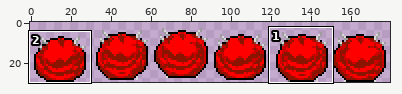
Sprite sheet: diplom/Assets/CourseAssets/Textures/Sprites/Enemies/Hedusa/HedusaMoveUp.png. The picture above shows the old version from afar; the outline marks the close-up.
Close-up. Earlier state:
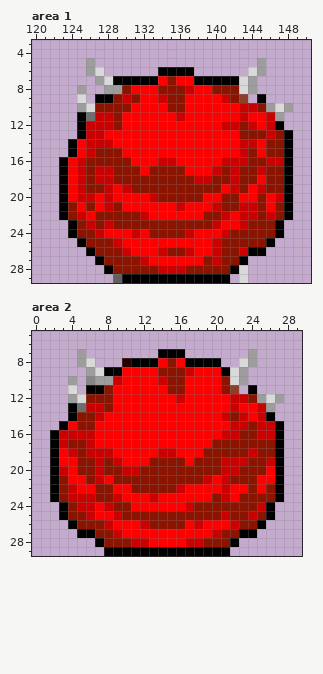
The file is 180x30 pixels. Shown: area 1: x 120..150, y 3..29; area 2: x 0..29, y 5..29.
The same view after the edit:
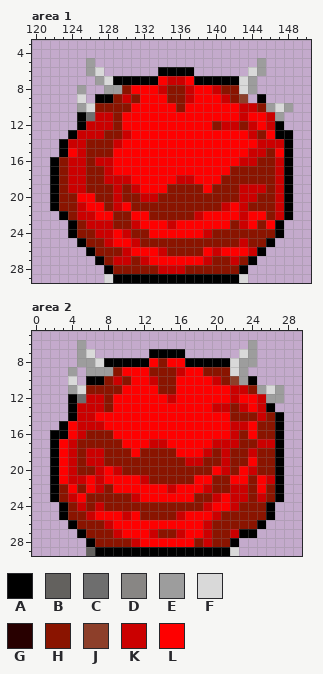
Palette (. is transparent): A #000000  B #63615e  C #6e6e6e  D #888684  E #9d9d9d  F #d9d9d9  G #280000  H #8a1400  J #8d3f2a  K #cb0000  L #fe0000
The edit:
--- area 1
@@ x 120..150 @@
  6 ......EF......AAAA......FE.....
- 7 .......EFAAAAALHLLAAAAAFE......
- 8 .....E..EEHLLLHHHKLLHHHFE......
- 9 .....F.AAHKHLLKHHLLLLKHJ.A.....
-10 .....EFHHHHLLLLHHLLLLLLKKHEFE..
-11 .....ACKKHLLLLLLKLLLLLLKLLKE...
-12 .....AKKKHLLLLLLLLLLLKKHKLKA...
-13 .....AKKLLLLLLLLLLLLLLLHHHKHA..
-14 ....ALKKKLLLLLLLLLLLLLLKKLHHA..
-15 ....ALKHHHLLLLLLLLLLLLLKHLHHA..
-16 ...ALKHHHHHLLLKKLLLLLKKKHHKKA..
-17 ...ALKHKKHHHLHHHHLLLKHKHHKHHA..
-18 ...ALKHKKHHHHHHHHHKKHHKHHLHHA..
-19 ...ALKHHKLKHHHHHHHHHHLKHLKHHA..
-20 ...ALKKLKLLLLKHHHHHLLHHLLHLKA..
-21 ...AHLHLKHLLLLLLKLLLKHHKKHLHA..
-22 ...AHKLHHHHHKLLLLLLHHKLKKHKHA..
-23 ....AHKHKHHHHHHHHHHHKLLKHHHA...
-24 ....AHHKLLLKLHHHHKLLLKHHHHHA...
-25 .....AHHHKLLLLLLLLLLKHHHHHA....
-26 ......AHHHKLLLKHHKLLKHHKAA.....
-27 .......AHHHHKLLLLLLHKHHA.......
-28 ........AHHHHHKKKHHHHHAF.......
-29 .........BAAAAAAAAAAAA.F.......
+ 7 .......EFAAAAALKKLAAAAAFE......
+ 8 .....E..EEHLLLKHHKLLKHHFE......
+ 9 .....F.AAHKHLLLHHKLLLKHJ.A.....
+10 .....EFHHHHLLLLLHLLLLLLKKHEFE..
+11 .....ACKKHLLLLLLLLLLLLLKLLKE...
+12 .....AKKKHLLLLLLLLLLHKKHKLKA...
+13 ....AKKKHHKLLLLLLLLLLLLLKHLAA..
+14 ...AKKHHHKLLLLLLLLLLLLLLLKKKA..
+15 ...ALKHHHLLLLLLLLLLLLLLLKKHLA..
+16 ..AHKKHKKLLLLLLLLLLLLLLKKHHKA..
+17 ..AHKKHHKLLLLLLLLLLLLLHHHHHKA..
+18 ..AHKKHHKKKLLLLLKKLLLHHHHHHKA..
+19 ..AHKKHHHKHKLLLHHHHLHHHKKKHKA..
+20 ..AHHLLHHKHHKKHHHHHHHHHKKHHKA..
+21 ..AHHKLLHKLHHHHHHHHHHKLKHHHKA..
+22 ...AHKKLLHHLLHHHHHKLLLLKLLHKA..
+23 ....AHKKKHHKLLLKLLLLLLHKLHLA...
+24 ....AHHKKLKHHLLLLLLKHHHHHHHA...
+25 .....AHHKLLKHHHHHHHHHHHKHHA....
+26 ......AHHHKLLLKHHHHLKLLLKA.....
+27 .......AHKKHKLLLLLLKHHKHA......
+28 ........AHHHHHKKKHHHHHHA.......
+29 ........FAAAAAAAAAAAAAAF.......
--- area 2
@@ x 0..29 @@
  5 ..............................
- 6 ..............................
- 7 .....E........AAA.......E.....
- 8 .....EF...GAAALHLAAAA..FE.....
- 9 ......EFAALLLLHHHKLLLAFE......
-10 ....E.DEEKLLLLKHHLLLLHFE......
-11 ....F.AAHLLLLLLHHLLLLHJ.A.....
-12 ....EFHHHLLLLLLLKLLLLLKKHEFE..
-13 ....ACKKHLLLLLLLLLLLLLKLLKE...
-14 ....AHHKLLLLLLLLLLLLLKHKLKA...
-15 ...ALHHLLLLLLLLLLLLLLLKKHKKA..
-16 ..AKKKKLLLLLLLLLLLLLLKKHHKKA..
-17 ..AKHHKLLLLLLLLLLLLLHHHHHHHA..
-18 ..ALKHKKKLLLLLKKLLLHHHHHKHHA..
-19 ..ALLHHKHKLLLHHHHLHHHKKKHHKA..
-20 ..AKLHHKHHKKHHHHHHHHHKKHHHLA..
-21 ..AHLLHKLHHHHHHHHHHKLKHHHLLA..
-22 ..AHKLLHHLLHHHHHKLLLLKLLHLHA..
-23 ..AHKKKHHKLLLKLLLLLLHKLHHHHA..
-24 ...AHKKLKHHLLLLLLKHHHHHHHKA...
-25 ...AHHKLLKHHHHHHHHHHHKHHKHA...
-26 ....AHHHKLLLKHHHHLKLLLKHHA....
-27 .....AAHHKLLLLLLLLLLKHHAA.....
-28 .......AHHHKKLLLLKKHHHA.......
-29 ........AAAAAAAAAAAAAA........
+ 6 .....E..................E.....
+ 7 .....EF......AAAA......FE.....
+ 8 .....EEFAAAAALHLLAAAAAFEE.....
+ 9 ....E.EEEHLLLHHHKLLHHHFE......
+10 ....F.AAHKHLLKHHLLLLKHJEA.....
+11 ....EFHHHHLLLLHHLLLLLLKKHEFE..
+12 ....ACKKHLLLLLLKLLLLLLKLLKEE..
+13 ....AKKKHLLLLLLLLLLLKKHKLKA...
+14 ....AKKLLLLLLLLLLLLLLLHHHKHA..
+15 ...ALKKKLLLLLLLLLLLLLLKKLHHA..
+16 ..AALKHHHLLLLLLLLLLLLLKHLHHA..
+17 ..ALKHHHHHLLLKKLLLLLKKKHHKKA..
+18 ..ALKHKKHHHLHHHHLLLKHKHHKHHA..
+19 ..ALKHKKHHHHHHHHHKKHHKHHLHHA..
+20 ..ALKHHKLKHHHHHHHHHHLKHLKHHA..
+21 ..ALKKLKLLLLKHHHHHLLHHLLHLKA..
+22 ..AHLHLKHLLLLLLKLLLKHHKKHLHA..
+23 ..AHKLHHHHHKLLLLLLHHKLKKHKHA..
+24 ...AHKHKHHHHHHHHHHHKLLKHHHA...
+25 ...AHHKLLLKLHHHHKLLLKHHHHHA...
+26 ....AHHHKLLLLLLLLLLKHHHHHA....
+27 .....AHHHKLLLKHHKLLKHHKAA.....
+28 ......AHHHHKLLLLLLHKHHA.......
+29 ......BAAAAAAAAAAAAAAAF.......
